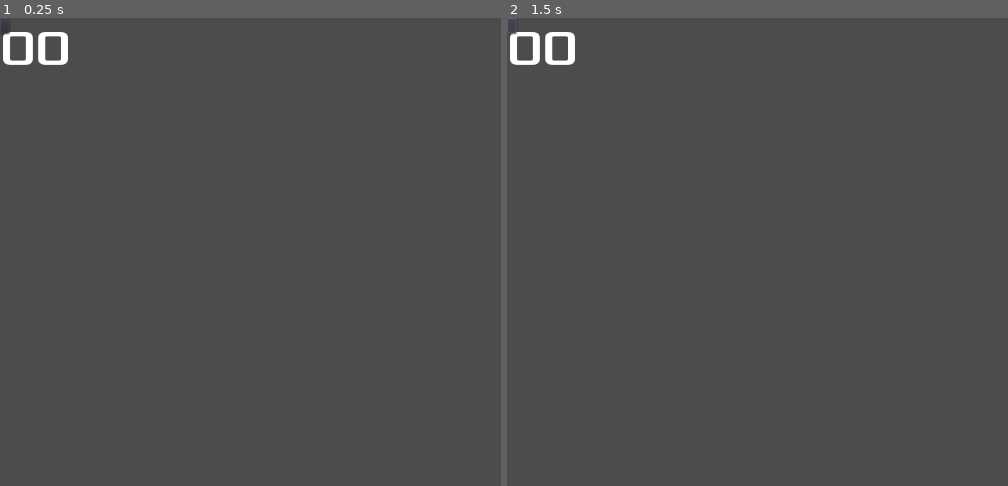
Above: before the commit, frames 1-2 (left to right).
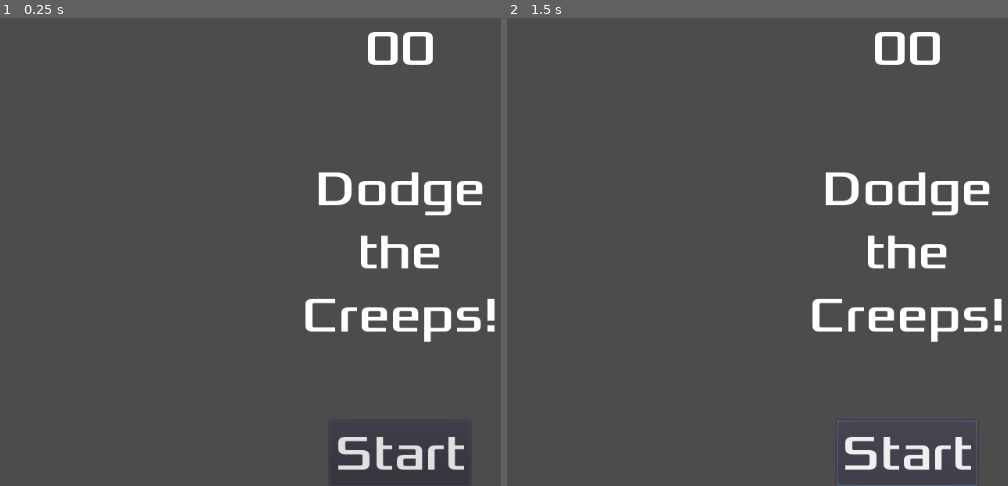
Above: after the commit, the same moments.

Repository: peter201943/dodge-the-creeps
Game: Godot game, scene res://scene/Main.tscn
Two runs of this game, one before a commit and one after it. Both use one fixed random seed, a clock stepped at 60 frames per second and the inputs below.
Inputs (mouse positions are in pixels of both pictures, inside the frame that each line leads up to; where the layout moved, square brackets give the same spot in the first picture):
- Up to frame 1 (0.25 s): no input
- Up to frame 2 (1.5 s): click (907, 453) [512, 27] at 0.5 s; click (907, 453) [512, 27] at 1.25 s

The runs differ from the first frame. In frame 1, 4.8% of the frame differs, in the area x 0-99%, y 2-100%; in frame 2, 4.9%, in the area x 0-99%, y 0-100%.
Error before the commit: Attempt to call function 'connect' in base 'null instance' on a null instance. (res://script/Main.gd:58)

Commit message:
Fix Main Script

Diff:
--- a/scene/Main.tscn
+++ b/scene/Main.tscn
@@ -11,6 +11,14 @@
 }
 
 [sub_resource type="DynamicFont" id=2]
+size = 64
+font_data = ExtResource( 4 )
+
+[sub_resource type="DynamicFont" id=3]
+size = 64
+font_data = ExtResource( 4 )
+
+[sub_resource type="DynamicFont" id=4]
 size = 64
 font_data = ExtResource( 4 )
 
@@ -42,24 +50,47 @@
 [node name="HUD" type="CanvasLayer" parent="."]
 
 [node name="Score" type="Label" parent="HUD"]
-margin_right = 40.0
-margin_bottom = 14.0
+anchor_left = 0.5
+anchor_right = 0.5
+margin_left = -45.0
+margin_right = 45.0
+margin_bottom = 78.0
 custom_fonts/font = SubResource( 2 )
 text = "00"
+align = 1
+valign = 1
 __meta__ = {
 "_edit_use_anchors_": false
 }
 
 [node name="Message" type="Label" parent="HUD"]
-margin_right = 40.0
-margin_bottom = 14.0
+anchor_left = 0.5
+anchor_top = 0.5
+anchor_right = 0.5
+anchor_bottom = 0.5
+margin_left = -160.5
+margin_top = -120.0
+margin_right = 160.5
+margin_bottom = 120.0
+custom_fonts/font = SubResource( 3 )
+text = "Dodge the Creeps!"
+align = 1
+valign = 1
+autowrap = true
 __meta__ = {
 "_edit_use_anchors_": false
 }
 
 [node name="Start" type="Button" parent="HUD"]
-margin_right = 12.0
-margin_bottom = 20.0
+anchor_left = 0.5
+anchor_top = 1.0
+anchor_right = 0.5
+anchor_bottom = 1.0
+margin_left = -90.0
+margin_top = -84.0
+margin_right = 90.0
+custom_fonts/font = SubResource( 4 )
+text = "Start"
 __meta__ = {
 "_edit_use_anchors_": false
 }
--- a/script/Main.gd
+++ b/script/Main.gd
@@ -45,11 +45,12 @@
 # SETUP HELPERS
 func _load_names():
 	# Assigns the Variables to Nodes in Scene
-	player = self.get_parent().get_node(player_name)
-	start_pos = self.get_parent().get_node(start_pos_name)
-	start_timer = self.get_parent().get_node(start_timer_name)
-	score_timer = self.get_parent().get_node(score_timer_name)
-	mob_timer = self.get_parent().get_node(mob_timer_name)
+	player = self.get_node(player_name)
+	start_pos = self.get_node(start_pos_name)
+	start_timer = self.get_node(start_timer_name)
+	score_timer = self.get_node(score_timer_name)
+	mob_timer = self.get_node(mob_timer_name)
+	print(start_timer_name + ": " + str(start_timer))
 
 
 func _connect_signals():
Not shown: 1 places in scene/Main.tscn that only renumber resources
